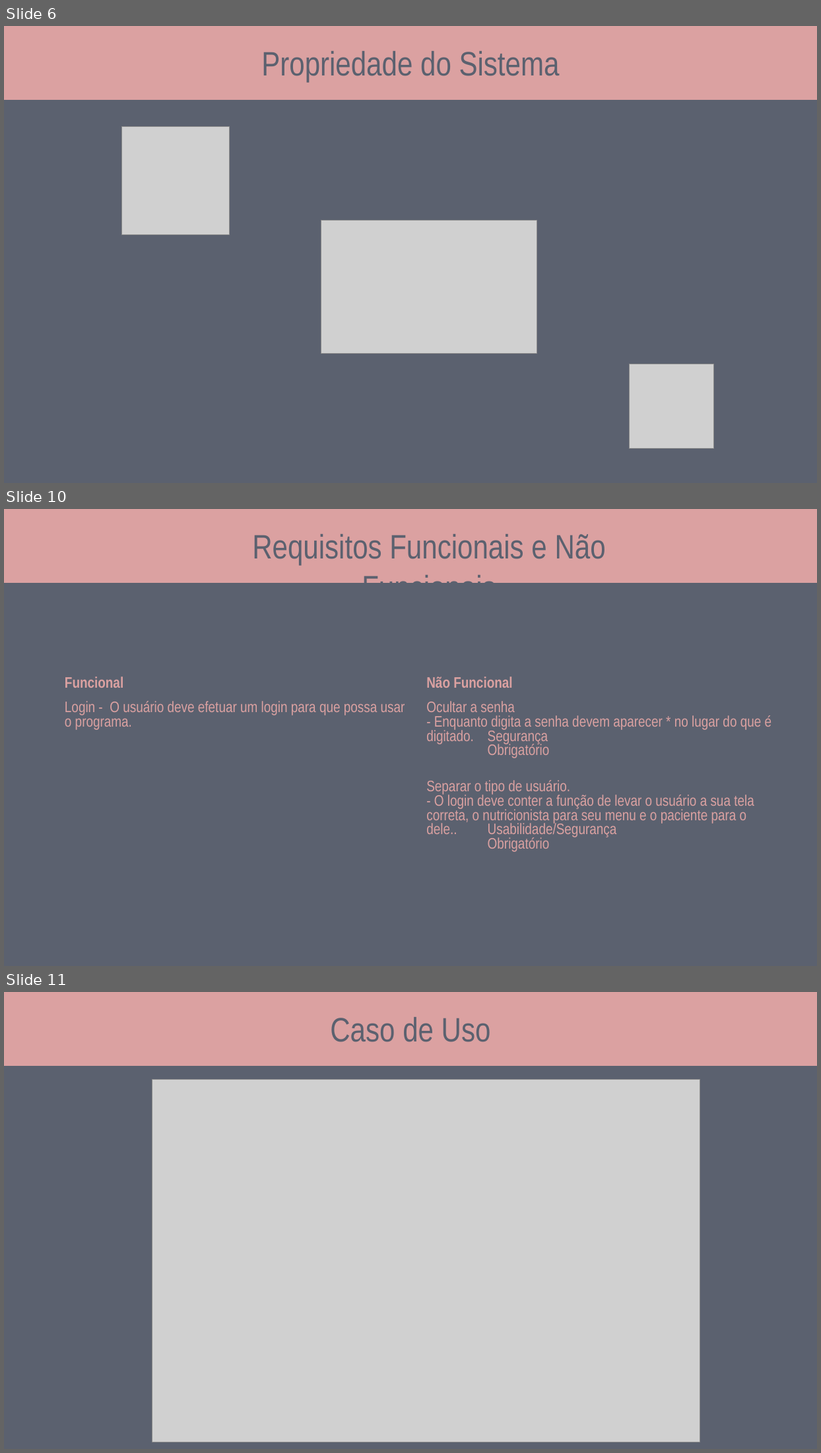
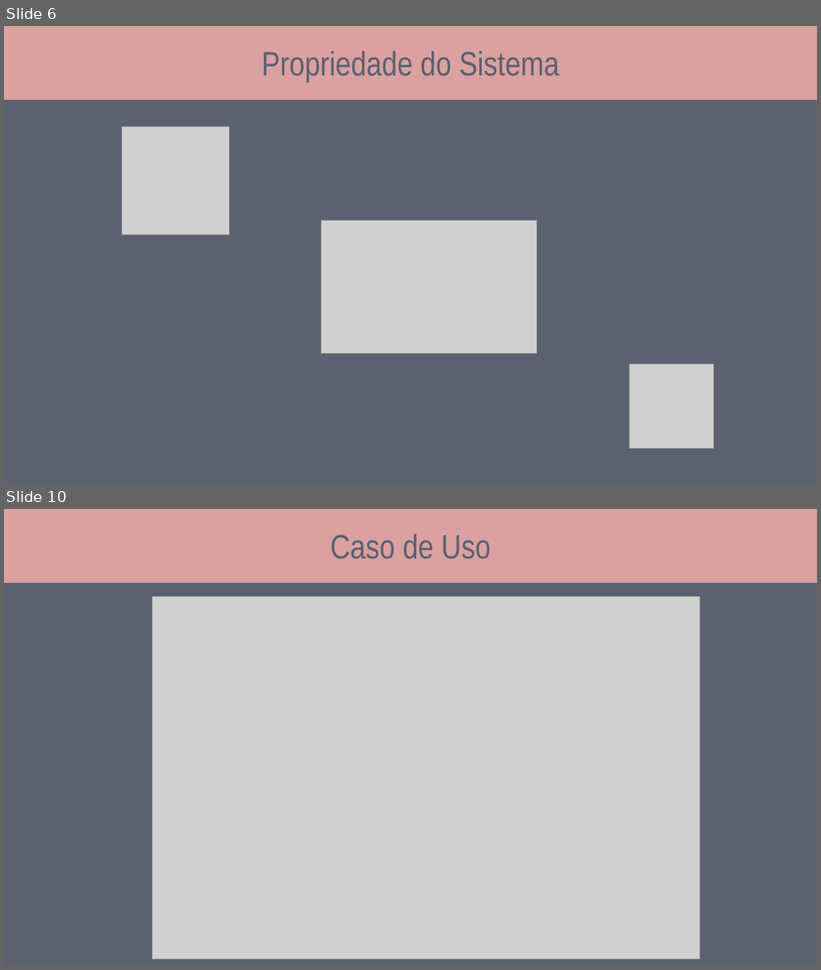
Before and after one commit to caiobarretta/Diet-CSharp, a slide deck: doc/IFSP/Diet-csharp.pptx. Shown one above the other, each under a label of ours: slides 6, 10 and 11 before the commit, slides 6 and 10 after it; the slides between them are not shown. The pictures are 821x1453 and 821x970 pixels, drawn with LibreOffice and Linux fonts; fonts in the diff are those of the drawing; grey boxes stand for pictures. Boxes give left, top, right and bottom in pixels: in the first picture for what was removed or moved away, otherwise in the second. Text is boxed around its words. In the diff, an @@ line names an element or a change of style, - is before the commit and + after.

Commit message:
Alteração no ppt e Exportação PDF V3
Corrigido os requisitos funcionais, não funcionais e de domínio.

```diff
--- a/doc/IFSP/Diet-csharp.pptx
+++ b/doc/IFSP/Diet-csharp.pptx
@@ slide 10 removed at (4,509,817,966), background #5B616F @@
@@ rectangle removed at (4,509,817,583) @@
@@ text removed at (252,534,606,583) @@
-Requisitos Funcionais e Não Funcionais
@@ table removed at (59,674,782,875), 3 rows, 2 columns @@
-Funcional | Não Funcional
-Login - O usuário deve efetuar um login para que possa usar o programa. | Ocultar a senha / - Enquanto digita a senha devem aparecer * no lugar do que é digitado. Segurança / Obrigatório
- | Separar o tipo de usuário. / - O login deve conter a função de levar o usuário a sua tela correta, o nutricionista para seu menu e o paciente para o dele.. Usabilidade/Segurança / Obrigatório
@@ what was slide 11 is now slide 10 @@
```
Also in this commit, not shown: 1 slide changed, 2 slides added, 2 other slides removed, 1 other file.
